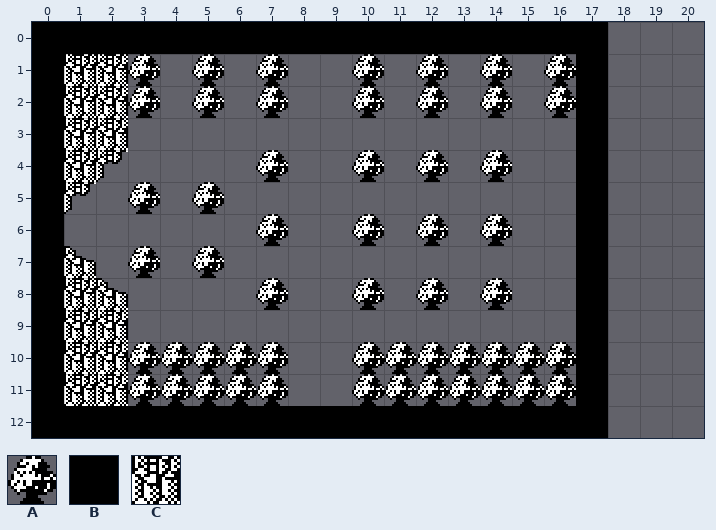
Two versions of a level (Tiled map (JSON), src/assets/tileMaps/LoruleI8.json). The picture above was drawn from the file before the commit.
Cells are 16x16 px. Shown: x 0..20, y 0..12. The old version is drawn lined up with the new one.
Key: from "tileset_1bit-16x16": A 7, B 27, C 29.
_ is an empty cell.
Layers that did not change in this view are not listed.
Layer "Teleport/LoruleJ8" before, first column x 0:
 0 _________________B___
 1 _________________B___
 2 _________________B___
 3 _________________B___
 4 _________________B___
 5 _________________B___
 6 _________________B___
 7 _________________B___
 8 _________________B___
 9 _________________B___
10 _________________B___
11 _________________B___
12 _________________B___
Layer "Teleport/LoruleI7" before, first column x 0:
 0 _BBBBBBBBBBBBBBBB____
 1 _____________________
 2 _____________________
 3 _____________________
 4 _____________________
 5 _____________________
 6 _____________________
 7 _____________________
 8 _____________________
 9 _____________________
10 _____________________
11 _____________________
12 _____________________
Layer "Teleport/backYard1" before, first column x 0:
 0 _____________________
 1 _____________________
 2 _____________________
 3 _____________________
 4 _____________________
 5 _____________________
 6 _____________________
 7 _____________________
 8 _____________________
 9 _____________________
10 _____________________
11 _____________________
12 _BBBBBBBBBBBBBBBB____
Layer "Stuff You Run Into" before, first column x 0:
 0 _____________________
 1 _CCA_A_A__A_A_A_A____
 2 _CCA_A_A__A_A_A_A____
 3 _CC__________________
 4 _C_____A__A_A_A______
 5 ___A_A_______________
 6 _______A__A_A_A______
 7 ___A_A_______________
 8 _C_____A__A_A_A______
 9 _CC__________________
10 _CCAAAAA__AAAAAAA____
11 _CCAAAAA__AAAAAAA____
12 _____________________
After the commit:
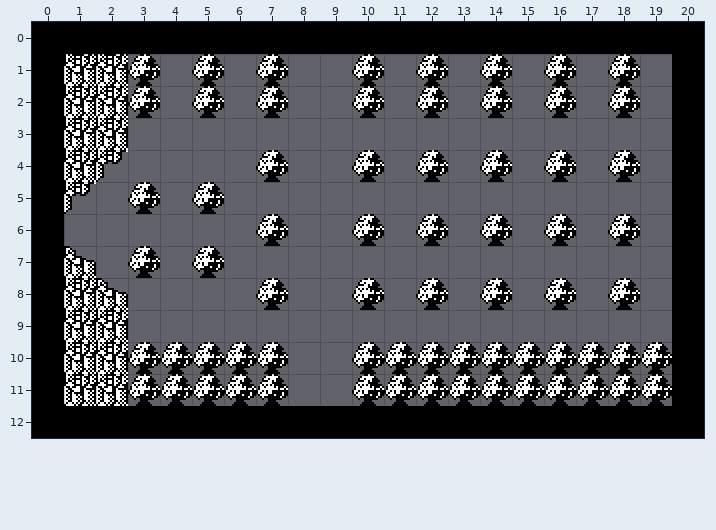
Change:
map size 18x13 -> 21x13 cells
Layer "Teleport/LoruleJ8":
The edit adds tile B in rows 0 to 12 at x 20.
Tile B is removed in rows 1 to 11 at x 17.
Layer "Teleport/LoruleI7":
The edit adds tile B in row 0 at x 18 to 19.
Layer "Teleport/backYard1":
The edit adds tile B in row 12 at x 18 to 19.
Layer "Stuff You Run Into":
The edit adds tile A in rows 1 to 2 at x 18; in row 4 at x 16 and 18; in row 6 at x 16 and 18; in row 8 at x 16 and 18; in rows 10 to 11 at x 17 to 19.
